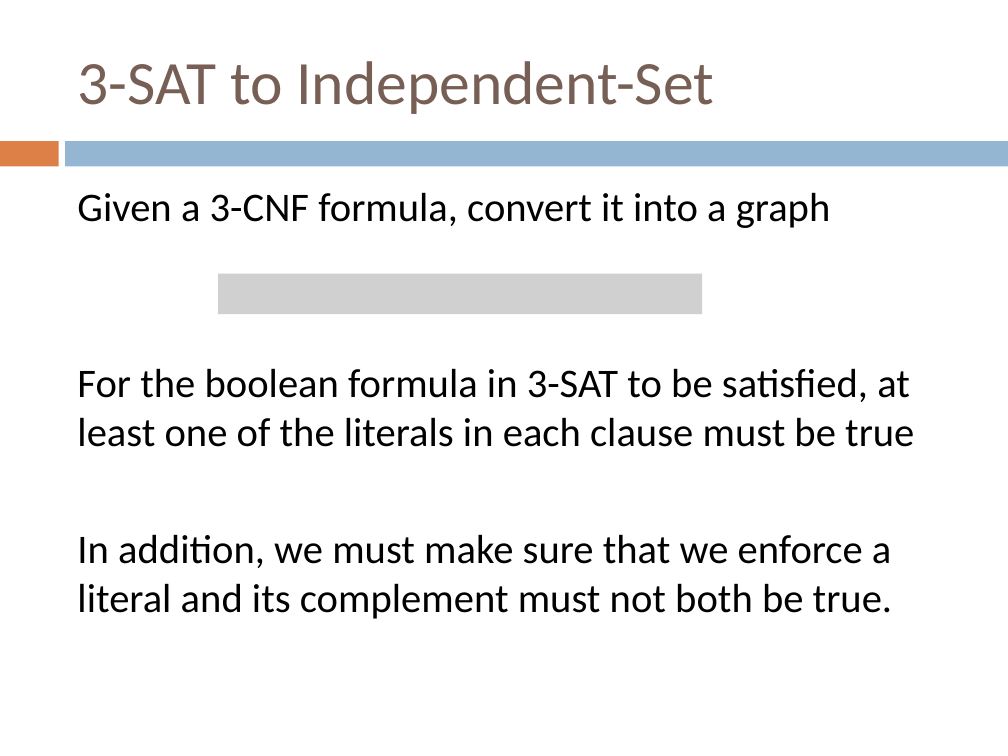
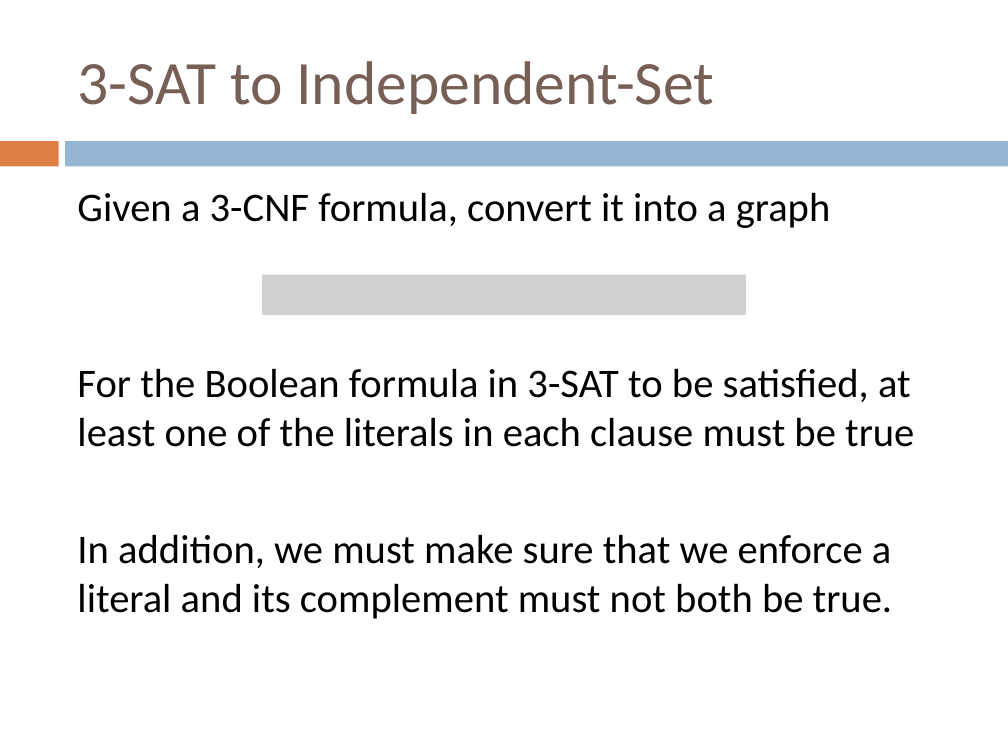
Before and after one commit to Collins-kariuk/Algorithms, a slide deck: slide 45 of Lectures/Lecture 24_NP-Complete Reductions.pptx. Drawn at 1008x756 pixels with LibreOffice and Linux fonts; fonts in the diff are those of the drawing; grey boxes stand for pictures. Boxes give left, top, right and bottom in pixels: in the first picture for what was removed or moved away, otherwise in the second. Text is boxed around its words. In the diff, an @@ line names an element or a change of style, - is before the commit and + after.

```diff
--- a/Lectures/Lecture 24_NP-Complete Reductions.pptx
+++ b/Lectures/Lecture 24_NP-Complete Reductions.pptx
@@ picture: place and size @@
-picture at (218,273,702,313)
+picture at (262,274,746,314)
@@ text at (77,368,914,447): text changed @@
-For the boolean formula in 3-SAT to be satisfied, at least one of the literals in each clause must be true
+For the Boolean formula in 3-SAT to be satisfied, at least one of the literals in each clause must be true
```
Also in this commit, not shown: 26 other slides changed.
